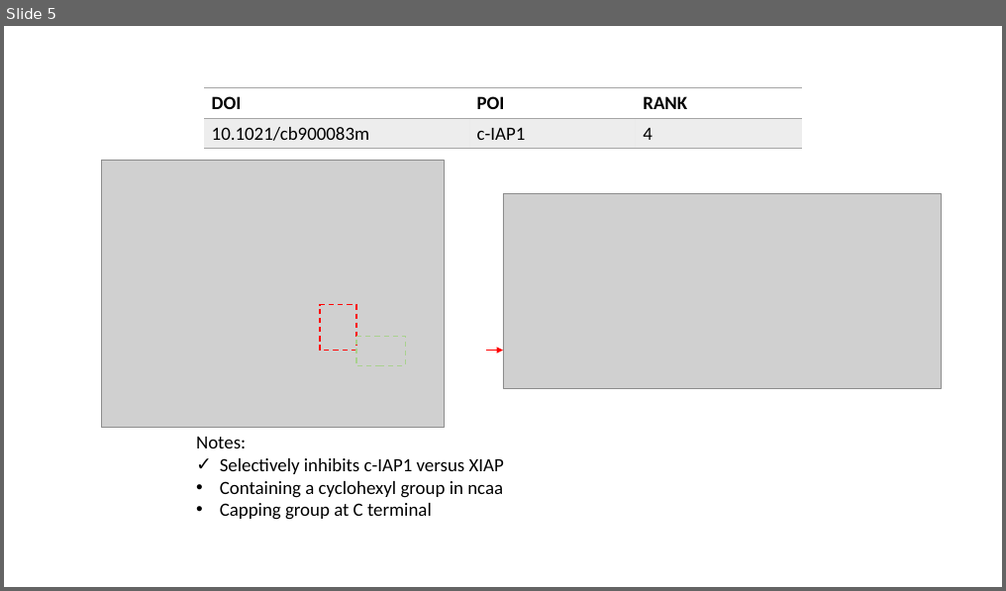
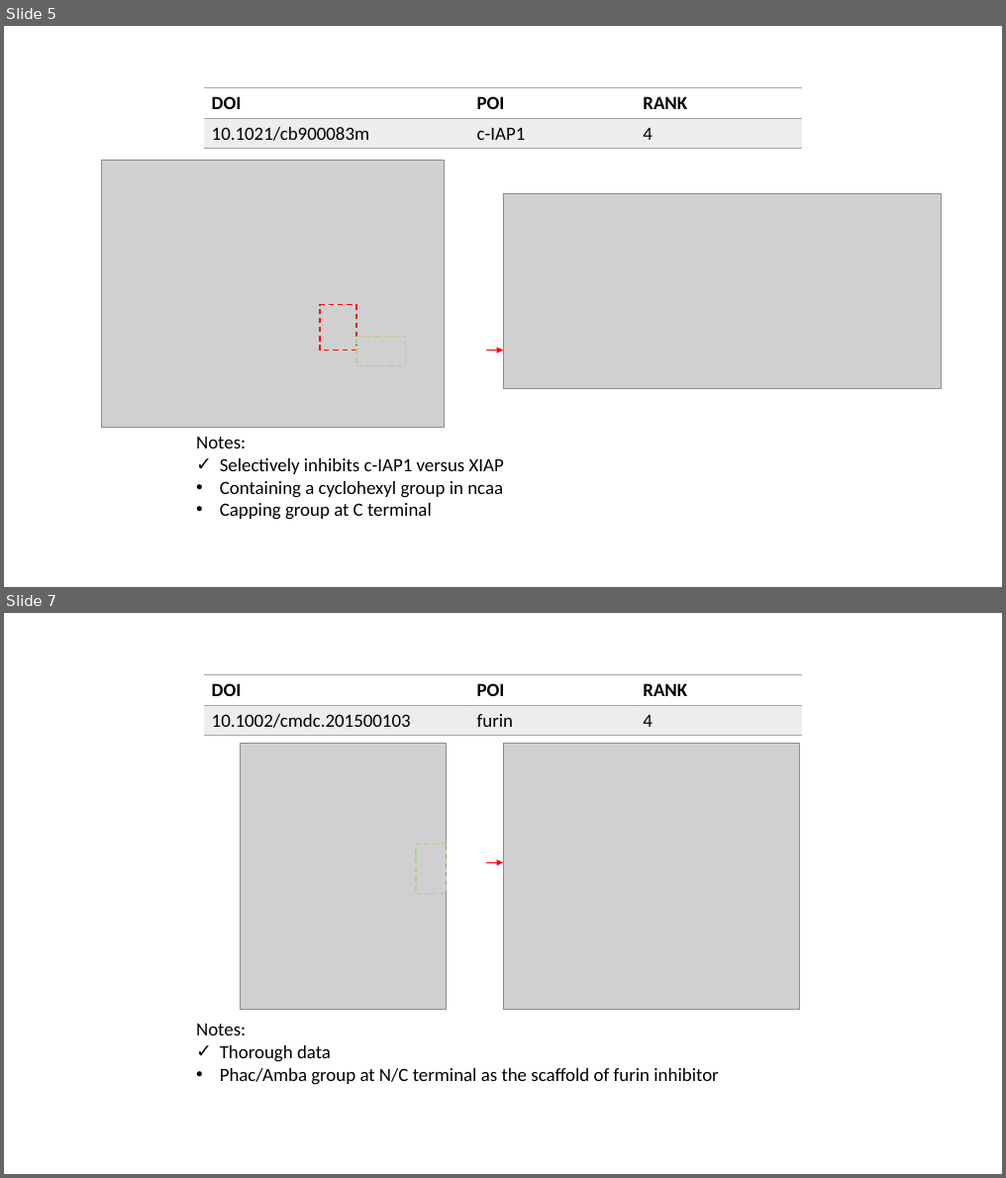
Before and after one commit to phonez/grad_project, a slide deck: benchmark/benchmark.pptx. Shown one above the other, each under a label of ours: slide 5 before the commit, slides 5 and 7 after it; the slides between them are not shown. The pictures are 1006x591 and 1006x1178 pixels, drawn with LibreOffice and Linux fonts; fonts in the diff are those of the drawing; grey boxes stand for pictures. Boxes give left, top, right and bottom in pixels: in the first picture for what was removed or moved away, otherwise in the second. Text is boxed around its words. In the diff, an @@ line names an element or a change of style, - is before the commit and + after.

```diff
--- a/benchmark/benchmark.pptx
+++ b/benchmark/benchmark.pptx
@@ slide 7 added at (4,613,1002,1174), background #FFFFFF @@
@@ table added at (204,675,801,736), 2 rows, 3 columns @@
+DOI | POI | RANK
+10.1002/cmdc.201500103 | furin | 4
@@ picture added at (240,744,446,1009) @@
@@ picture added at (503,744,800,1009) @@
@@ rectangle added at (416,845,446,894), outline #A9D18E 1.25 pt dashed @@
@@ arrow added from (486, 863) to (503, 863), #FF0000 0.5 pt @@
@@ text added at (196,1024,718,1085), 18 pt, text #000000 @@
+Notes:
+✓ Thorough data
+• Phac/Amba group at N/C terminal as the scaffold of furin inhibitor
```
Also in this commit, not shown: 2 other slides added, 2 other files.
